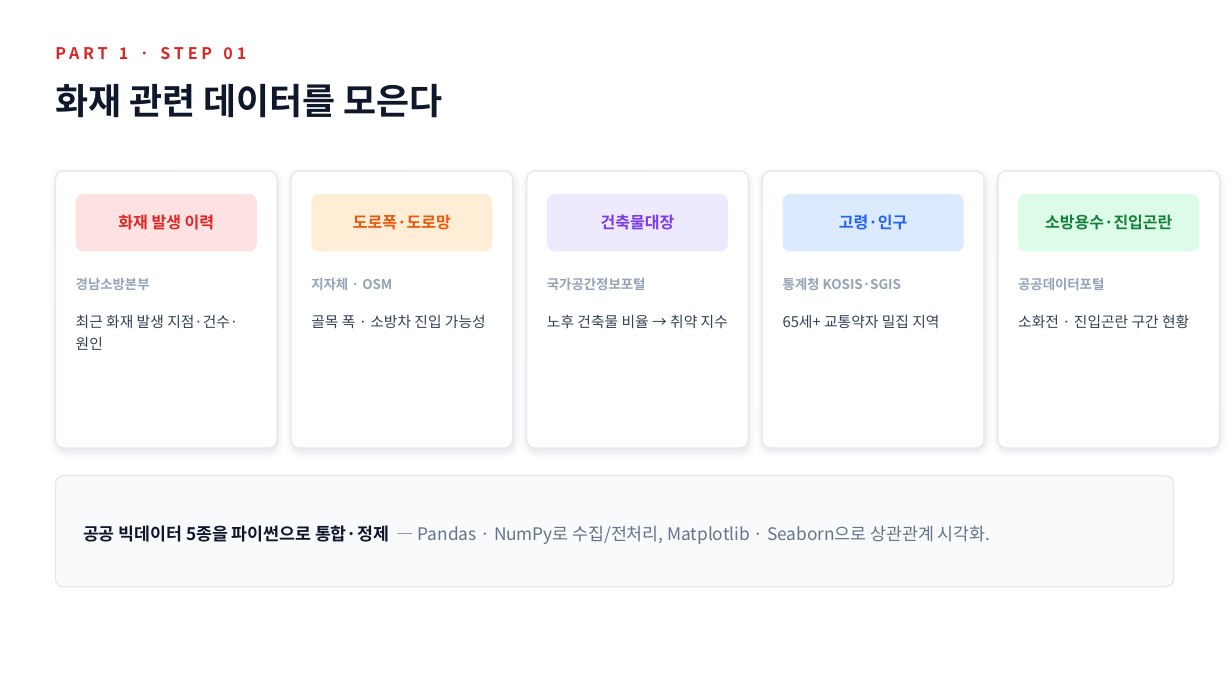
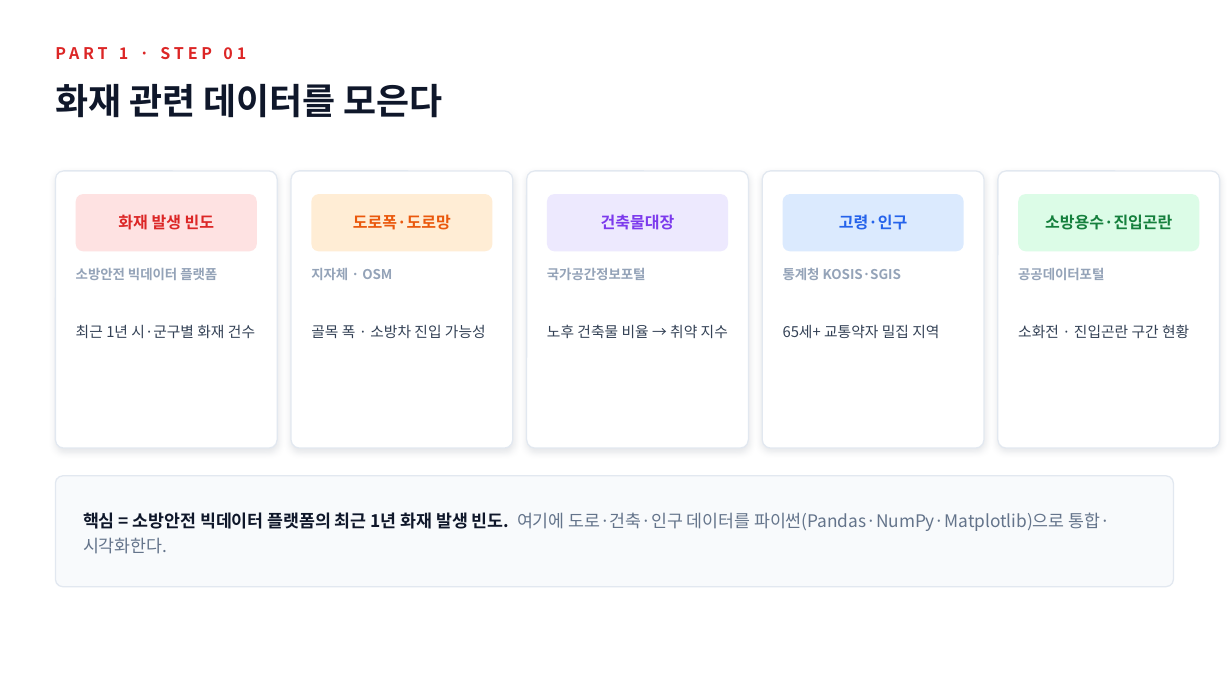
Before and after one commit to bdsm135790-png/noh, a slide deck: slide 3 of presentation/화재빅데이터_드론배치_분석리포트.pptx. Drawn at 1232x693 pixels with LibreOffice and Linux fonts; fonts in the diff are those of the drawing. Boxes give left, top, right and bottom in pixels: in the first picture for what was removed or moved away, otherwise in the second. Text is boxed around its words. In the diff, an @@ line names an element or a change of style, - is before the commit and + after.

```diff
--- a/presentation/화재빅데이터_드론배치_분석리포트.pptx
+++ b/presentation/화재빅데이터_드론배치_분석리포트.pptx
@@ text at box(118, 214, 214, 230): text changed @@
-화재 발생 이력
+화재 발생 빈도
@@ text at box(76, 268, 217, 280): text changed @@
-경남소방본부
+소방안전 빅데이터 플랫폼
@@ text "소방안전 빅데이터 플랫폼" at box(76, 268, 217, 280): vertical alignment middle to top @@
@@ line spacing 1 to 1.05; vertical alignment middle to top in 4 elements at box(311, 268, 392, 280), box(547, 268, 646, 280), box(783, 268, 901, 280), box(1018, 268, 1104, 280) @@
@@ text at box(76, 324, 255, 338): text changed @@
-최근 화재 발생 지점·건수·원인
+최근 1년 시·군구별 화재 건수
@@ text "골목 폭 · 소방차 진입 ...": place and size @@
-text "골목 폭 · 소방차 진입 ..." at box(311, 315, 486, 328)
+text "골목 폭 · 소방차 진입 ..." at box(311, 325, 486, 338)
@@ text "노후 건축물 비율 → 취약 ...": place and size @@
-text "노후 건축물 비율 → 취약 ..." at box(547, 314, 728, 328)
+text "노후 건축물 비율 → 취약 ..." at box(547, 324, 728, 338)
@@ text "65세+ 교통약자 밀집 지역": place and size @@
-text "65세+ 교통약자 밀집 지역" at box(783, 314, 939, 328)
+text "65세+ 교통약자 밀집 지역" at box(783, 324, 939, 338)
@@ text "소화전 · 진입곤란 구간 현황": place and size @@
-text "소화전 · 진입곤란 구간 현황" at box(1018, 314, 1189, 328)
+text "소화전 · 진입곤란 구간 현황" at box(1018, 324, 1189, 338)
@@ text at box(83, 512, 1110, 554): text changed @@
-공공 빅데이터 5종을 파이썬으로 통합·정제 — Pandas · NumPy로 수집/전처리, Matplotlib · Seaborn으로 상관관계 시각화.
+핵심 = 소방안전 빅데이터 플랫폼의 최근 1년 화재 발생 빈도. 여기에 도로·건축·인구 데이터를 파이썬(Pandas·NumPy·Matplotlib)으로 통합·시각화한다.
```
Also in this commit, not shown: 8 other slides changed, 2 other files.
